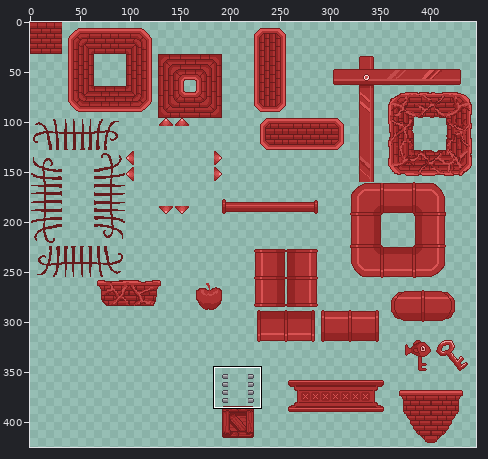
Edited in one commit: pixel-art file (sprites/aseprites in progress/red_sprite_sheet.aseprite). Above, an overview of the earlier version with the close-up marked.
Close-up. Before the edit:
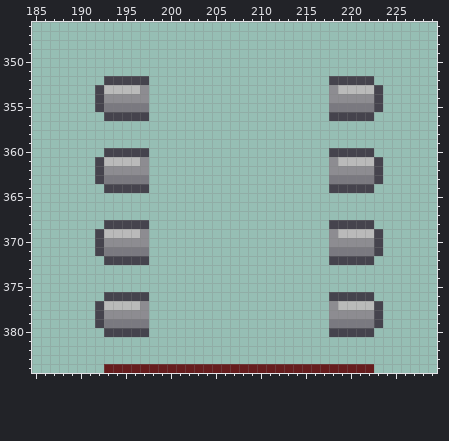
450x450 pixels, 1 frame. Shown: x 185..229, y 346..384. The wide view leaves out empty margins.
And afterwards:
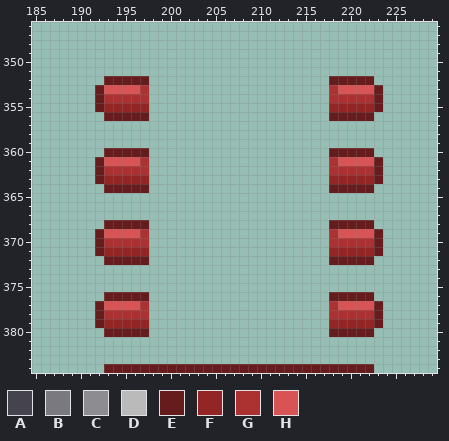
Palette (. is transparent): A #45434d  B #7a7980  C #8d8c91  D #bababa  E #661c1d  F #932525  G #ac3232  H #d85353
From the commit log: ladders fixed red and water animation
The edit:
y 352: x 193..197 AAAAA -> EEEEE; x 218..222 AAAAA -> EEEEE
y 353: x 192..197 ADDDDC -> EHHHHG; x 218..223 CDDDDA -> GHHHHE
y 354: x 192..197 ACCCCC -> EGGGGG; x 218..223 CCCCCA -> GGGGGE
y 355: x 192..197 ABBBBB -> EFFFFF; x 218..223 BBBBBA -> FFFFFE
y 356: x 193..197 AAAAA -> EEEEE; x 218..222 AAAAA -> EEEEE
y 360: x 193..197 AAAAA -> EEEEE; x 218..222 AAAAA -> EEEEE
y 361: x 192..197 ADDDDC -> EHHHHG; x 218..223 CDDDDA -> GHHHHE
y 362: x 192..197 ACCCCC -> EGGGGG; x 218..223 CCCCCA -> GGGGGE
y 363: x 192..197 ABBBBB -> EFFFFF; x 218..223 BBBBBA -> FFFFFE
y 364: x 193..197 AAAAA -> EEEEE; x 218..222 AAAAA -> EEEEE
y 368: x 193..197 AAAAA -> EEEEE; x 218..222 AAAAA -> EEEEE
y 369: x 192..197 ADDDDC -> EHHHHG; x 218..223 CDDDDA -> GHHHHE
y 370: x 192..197 ACCCCC -> EGGGGG; x 218..223 CCCCCA -> GGGGGE
y 371: x 192..197 ABBBBB -> EFFFFF; x 218..223 BBBBBA -> FFFFFE
y 372: x 193..197 AAAAA -> EEEEE; x 218..222 AAAAA -> EEEEE
y 376: x 193..197 AAAAA -> EEEEE; x 218..222 AAAAA -> EEEEE
y 377: x 192..197 ADDDDC -> EHHHHG; x 218..223 CDDDDA -> GHHHHE
y 378: x 192..197 ACCCCC -> EGGGGG; x 218..223 CCCCCA -> GGGGGE
y 379: x 192..197 ABBBBB -> EFFFFF; x 218..223 BBBBBA -> FFFFFE
y 380: x 193..197 AAAAA -> EEEEE; x 218..222 AAAAA -> EEEEE
Changed places in both close-ups, as pixel boxes (x1, y1, x2, y2):
changed: (95, 76, 149, 265)
changed: (329, 76, 383, 265)
changed: (95, 292, 149, 337)
changed: (329, 292, 383, 337)
